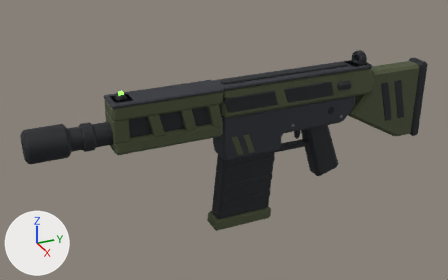
A saved change to the glTF model roblox/assets/weapons-kit/w_ar.glb.
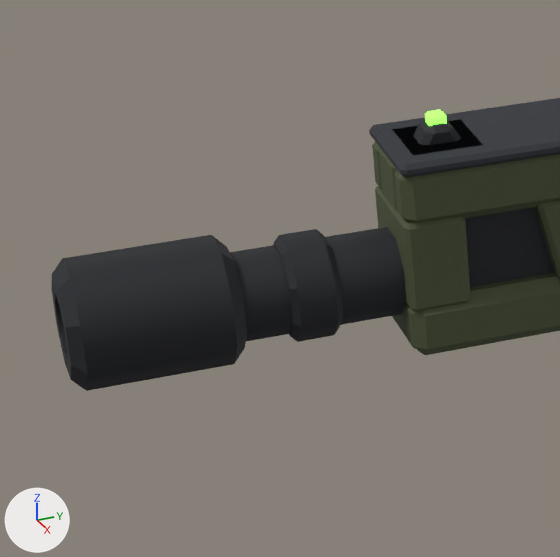
The first picture shows the older version from a 50 mm camera at (1.421, -0.834, 0.648) aimed at (-0.033, -0.18, -0.079). The close-ups show the older and then the newer version on the part from 2% to 34% of the width and 22% to 74% of the height of that picture. Only the edits that show in the close-ups are written down. The lights are fixed; the arrows at lower left show +X, +Y and +Z. Vertices at exactly the same position are counted once.

Objects in the first close-up: 'barrel_wzB__dark__p1d1f24', 'deck_wzB__frame__p2c2f36', 'guard_wzA__body__p4a5236', 'sight_wzN__dark__p1d1f24' and 1 more.
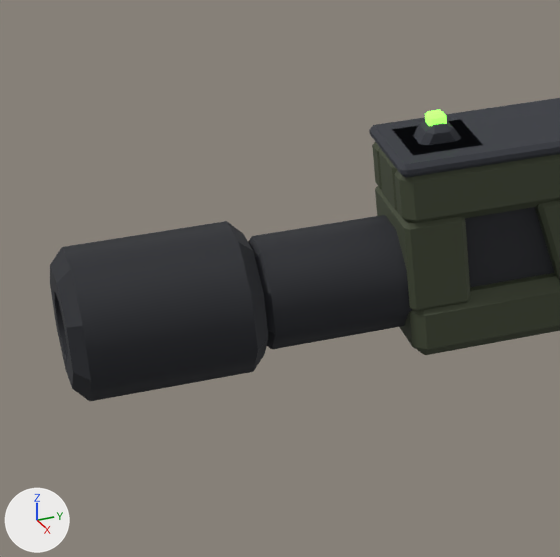
Changed parts and their boxes [x1, y1, x2, y2] in the close-ups (560 x 557 px; the box of a moved part takes in the faces that stretch with it):
'barrel_wzB__dark__p1d1f24', reshaped
    before: [52, 207, 554, 391]
    after: [50, 207, 554, 401]
part 1 of me_barrel_wzb__dark__p1d1f24, rebuilt (12% wider, 15% taller)
    before: [52, 235, 247, 391]
    after: [50, 221, 268, 401]
part 2 of me_barrel_wzb__dark__p1d1f24, added (black)
    after: [248, 215, 412, 349]
part 3 of me_barrel_wzb__dark__p1d1f24, moved or reshaped (not visible afterwards)
    before: [230, 227, 407, 341]

Diff of the bpy script that builds the scene:
```diff
--- a/roblox/assets/weapons-kit/w_ar.glb.py
+++ b/roblox/assets/weapons-kit/w_ar.glb.py
@@ me_barrel_wzb__dark__p1d1f24 @@
 # used by ob_barrel_wzb__dark__p1d1f24; location = (0.0, 0.0, 0.0)
 # verts and faces of me_barrel_wzb__dark__p1d1f24; kept vertices keep their numbers, new ones are numbered from 136
 # before: 40 (0.01, -0.49, 0.039), 41 (0.011, -0.493, 0.042), 42 (0.024, -0.49, 0.025), 43 (0.027, -0.493, 0.026), 44 (0.024, -0.49, 0.005)
 # before: 45 (0.027, -0.493, 0.004), 46 (0.01, -0.49, -0.009), 47 (0.011, -0.493, -0.012), 48 (-0.01, -0.49, -0.009), 49 (-0.011, -0.493, -0.012)
 # before: 50 (-0.024, -0.49, 0.005), 51 (-0.027, -0.493, 0.004), 52 (-0.024, -0.49, 0.025), 53 (-0.027, -0.493, 0.026), 54 (-0.01, -0.49, 0.039)
 # before: 55 (-0.011, -0.493, 0.042)
-me_barrel_wzb__dark__p1d1f24.from_pydata(...)  # 136 vertices, 256 faces; spans x -0.039..0.039, y -0.72..-0.215, z -0.024..0.082
+me_barrel_wzb__dark__p1d1f24.from_pydata(...)  # 168 vertices, 316 faces; spans x -0.045..0.045, y -0.72..-0.215, z -0.03..0.082
+# me_barrel_wzb__dark__p1d1f24 part 1: the loose piece of 48 vertices spanning x -0.039..0.039, y -0.72..-0.612, z -0.024..0.054 is rebuilt with 48 vertices and now spans x -0.045..0.045, y -0.72..-0.6, z -0.03..0.06
+# me_barrel_wzb__dark__p1d1f24 part 2: a new loose piece of 32 vertices spanning x -0.034..0.034, y -0.6..-0.5, z -0.019..0.049, in mat_dark (black #24262c)
+# me_barrel_wzb__dark__p1d1f24 part 3
+for i in [*range(40, 56)]: verts[i] += (0.0, -0.1, 0.0)
 me_barrel_wzb__dark__p1d1f24.materials.append(mat_dark)
```
